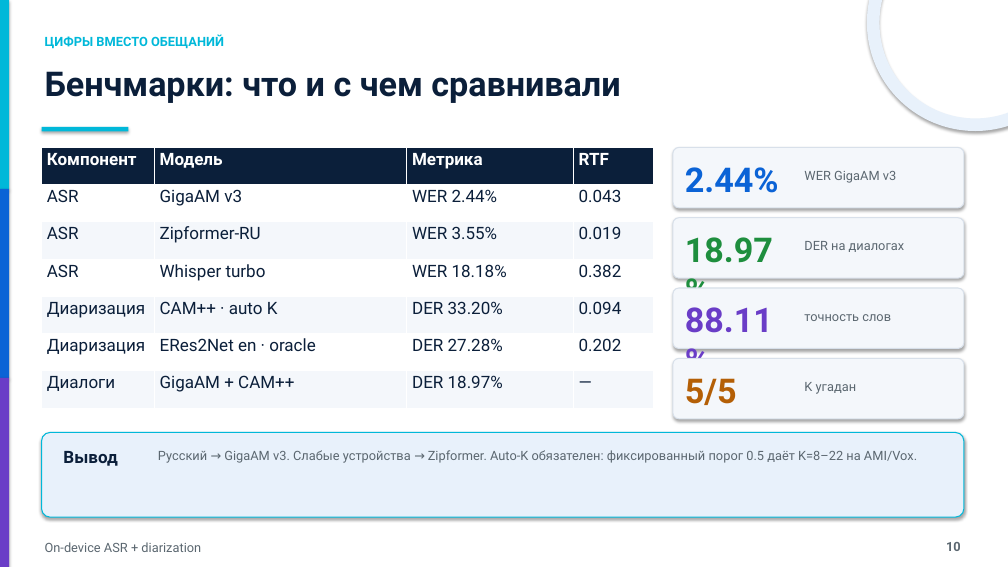
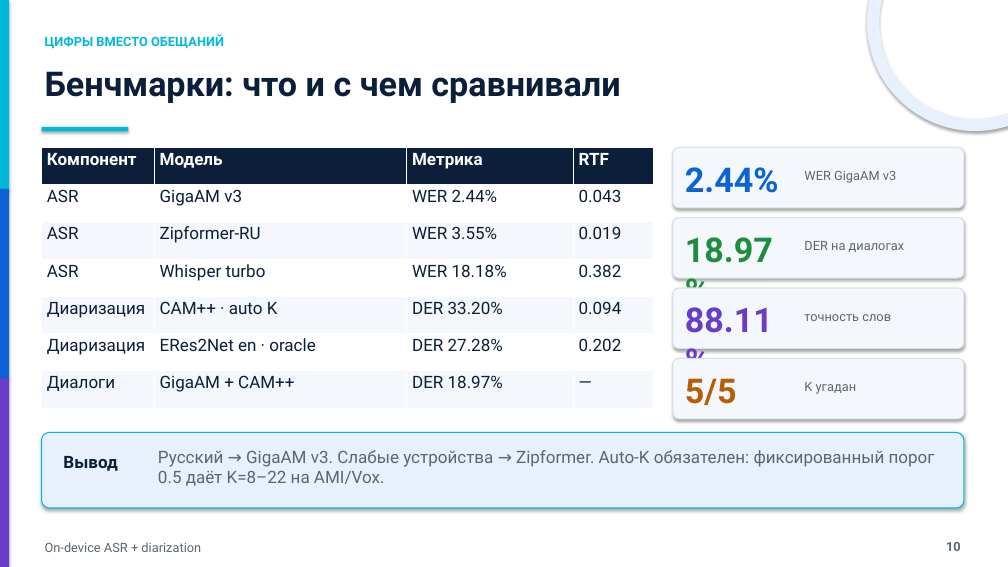
Before and after one commit to VershininSemyon/nuclear_hack_team_corgi, a slide deck: slide 10 of artifacts/hackathon_defense.pptx. Drawn at 1008x567 pixels with LibreOffice and Linux fonts; fonts in the diff are those of the drawing. Boxes give left, top, right and bottom in pixels: in the first picture for what was removed or moved away, otherwise in the second. Text is boxed around its words. In the diff, an @@ line names an element or a change of style, - is before the commit and + after.

```diff
--- a/artifacts/hackathon_defense.pptx
+++ b/artifacts/hackathon_defense.pptx
@@ rounded rectangle: place and size @@
-rounded rectangle at bbox=[42, 433, 964, 517]
+rounded rectangle at bbox=[42, 433, 964, 508]
@@ text "Вывод": place and size @@
-text "Вывод" at bbox=[63, 451, 117, 466]
+text "Вывод" at bbox=[63, 456, 117, 471]
@@ text "Русский → GigaAM v3. Слабые ..." at bbox=[158, 450, 935, 486]: size 12.2 to 16.2 pt @@
```
Also in this commit, not shown: 4 other slides changed, 6 other files.
